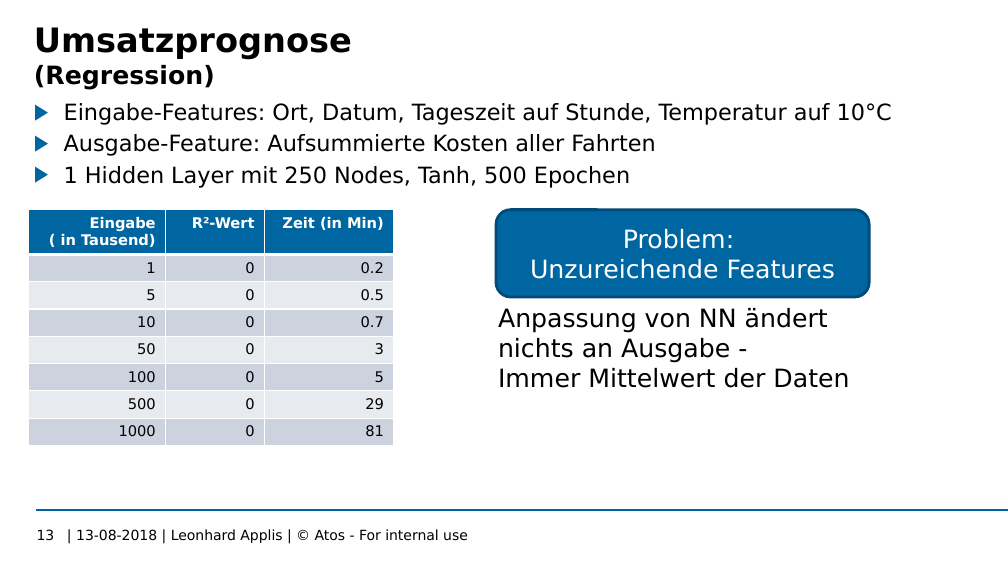
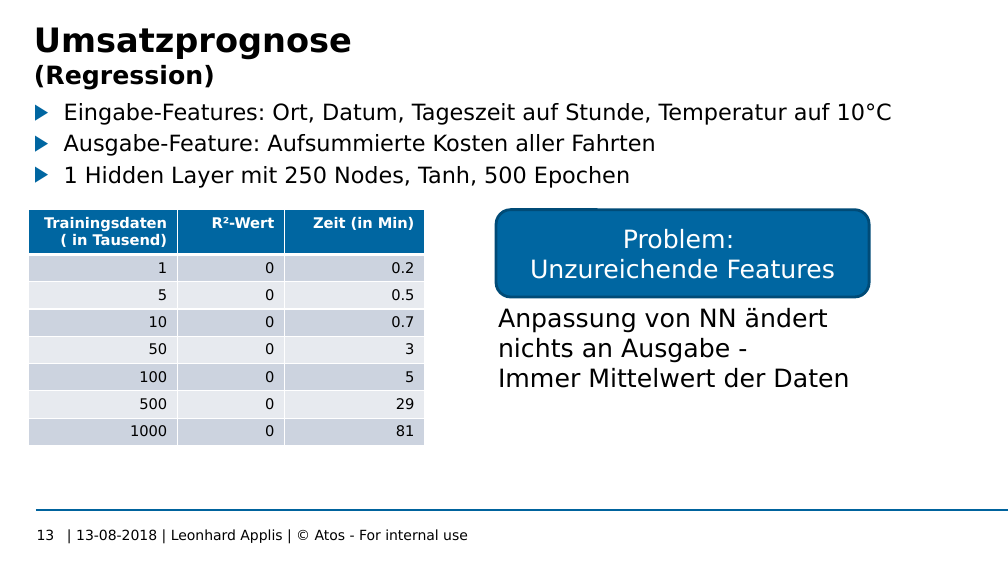
Before and after one commit to Twonki/Bachelorthesis, a slide deck: slide 13 of Bachelor_Zwischenstand.pptx. Drawn at 1008x567 pixels with LibreOffice and Linux fonts; fonts in the diff are those of the drawing; background and template pictures are left out. Boxes give left, top, right and bottom in pixels: in the first picture for what was removed or moved away, otherwise in the second. Text is boxed around its words. In the diff, an @@ line names an element or a change of style, - is before the commit and + after.

```diff
--- a/Bachelor_Zwischenstand.pptx
+++ b/Bachelor_Zwischenstand.pptx
@@ table at [29,210,424,450] @@
-row 1, column 1: Eingabe ( in Tausend)
+row 1, column 1: Trainingsdaten ( in Tausend)
@@ table: place and size @@
-table at [29,210,394,450]
+table at [29,210,424,450]
```
Also in this commit, not shown: 5 other slides changed, 4 other files.
